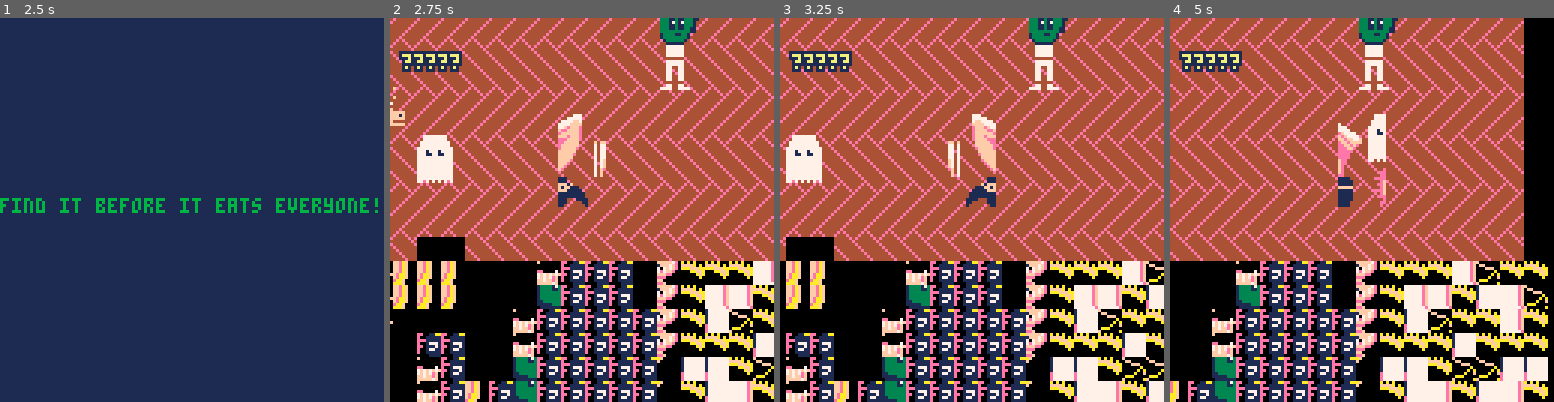
Above: before the commit, frames 1-4 (left to right).
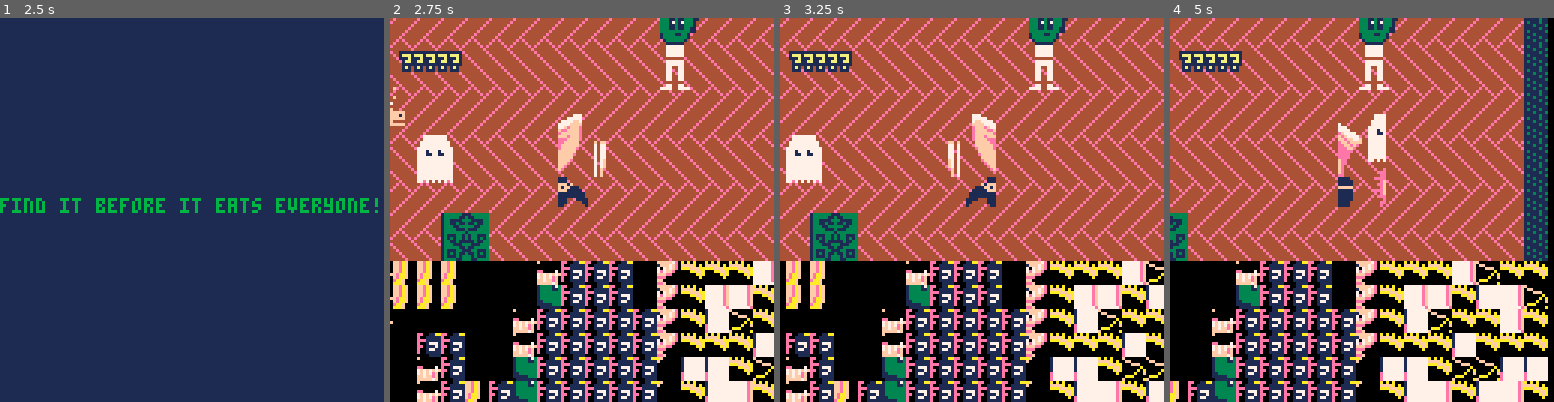
Above: after the commit, the same moments.

Repository: Alfie-Edwards/jaccuse
Game: PICO-8 cartridge game.p8
Two runs of this game, one before a commit and one after it. Both use one fixed random seed, a clock stepped at 60 frames per second and the inputs below.
Inputs (mouse positions are in pixels of both pictures, inside the frame that each line leads up to):
- Up to frame 1 (2.5 s): tap X (X key) at 0.33, 1.07, 1.85 s; click (280, 121) at 0.67 s; tap O (Z key) at 0.7, 1.7, 2.1 s; click (46, 267) at 1.22 s; hold Right 1.6-2.1 s; click (107, 114) at 1.77 s; hold Up 2.15-2.42 s; click (172, 259) at 2.32 s; hold Right from 2.47 s (still down)
- Up to frame 2 (2.75 s): keep holding Right; tap O (Z key) at 2.5 s
- Up to frame 3 (3.25 s): click (1014, 106) at 2.87 s; tap O (Z key) at 2.9 s; tap X (X key) at 2.97 s; release Right at 3.03 s; hold Left from 3.08 s (still down)
- Up to frame 4 (5 s): tap O (Z key) every 0.4 s from 3.3 to 4.9 s; click (1465, 256) at 3.42 s; release Left at 3.58 s; hold Down 3.63-3.97 s; click (1231, 102) at 3.97 s; hold Right 4.02-4.68 s; tap X (X key) at 4.08 s; click (1292, 248) at 4.52 s; hold Up from 4.73 s (still down)

Frame 1 is identical in both runs. In frame 2, 2.0% of the frame differs, in the area x 7-26%, y 50-64%; in frame 3, 2.0%; in frame 4, 4.5%, in the area x 0-99%, y 0-64%.

Commit message:
walls & carpet

Diff:
--- a/game.p8
+++ b/game.p8
@@ -119,7 +119,11 @@
 		draw_sprite(sprites.wall_edge_v, room.w, i*8, true)
 	end
 
+	-- floor
 	map(0, 0, 0, 0, 128, 128)
+
+	-- carpet
+	draw_sprite(sprites.carpet, room.w/2, room.h - 16)
 end
 
 function strobe(period, offset)
@@ -325,61 +329,61 @@
 4e4e4e4e4e4e4e4e4e4e4e4e4e4e4e4e4e4e4e4e4e4e4e4e4e4e4e4e4e4e4e4e000000000000000000000000000000000000000000000000000000000000000000000000000000000000000000000000000000000000000000000000000000000000000000000000000000000000000000000000000000000000000000000000
 5e5e5e5e5e5e5e5e5e5e5e5e5e5e5e5e5e5e5e5e5e5e5e5e5e5e5e5e5e5e5e5e000000000000000000000000000000000000000000000000000000000000000000000000000000000000000000000000000000000000000000000000000000000000000000000000000000000000000000000000000000000000000000000000
 4f4f4f4f4f4f4f4f4f4f4f4f4f4f4f4f4f4f4f4f4f4f4f4f4f4f4f4f4f4f4f4f000000000000000000000000000000000000000000000000000000000000000000000000000000000000000000000000000000000000000000000000000000000000000000000000000000000000000000000000000000000000000000000000
-5f5f5f5f5f5f5f5f5f5f5f5f5f5f5ffcfd5f5f5f5f5f5f5f5f5f5f5f5f5f5f5f000000000000000000000000000000000000000000000000000000000000000000000000000000000000000000000000000000000000000000000000000000000000000000000000000000000000000000000000000000000000000000000000
-…(57 lines of a section not shown)…
+5f5f5f5f5f5f5f5f5f5f5f5f5f5f5f5f5f5f5f5f5f5f5f5f5f5f5f5f5f5f5f5f000000000000000000000000000000000000000000000000000000000000000000000000000000000000000000000000000000000000000000000000000000000000000000000000000000000000000000000000000000000000000000000000
+…(57 lines of a section not shown)…
--- a/sprites.lua
+++ b/sprites.lua
@@ -14,12 +14,15 @@
 		guest6 = sprite(10, 2, 2, 8, 16),
 		guest7 = sprite(12, 2, 2, 4, 16),
 		guest8 = sprite(14, 2, 2, 8, 16),
-		wall_corner = sprite(222, 1, 2, 0, 16),
-		wall_edge_h = sprite(223, 1, 2, 0, 16),
-		wall_edge_v = sprite(254, 1, 1, 0, 0),
-		-- floor = sprite(255, 1, 1, 0, 0),
+		wall_corner = sprite(128, 1, 2, 0, 16),
+		wall_edge_h = sprite(129, 1, 2, 0, 16),
+		wall_edge_v = sprite(160, 1, 1, 0, 0),
 		floor = adv_sprite(function(x, y)
 				spr(78, x, y, 2, 2)
+			end),
+
+		carpet = adv_sprite(function(x, y)
+				sspr(51, 64, 16, 16, x, y)
 			end),
 
 		body = adv_sprite(function(x, y)
